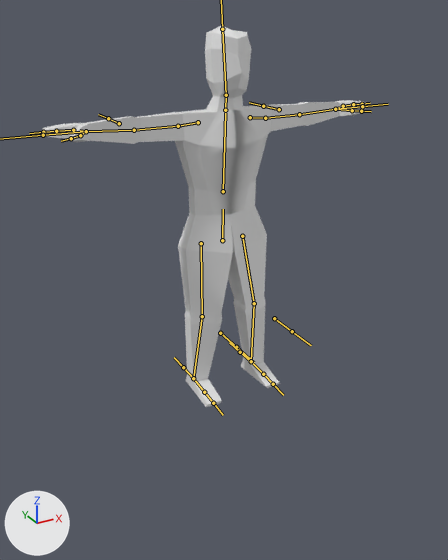
Before and after pictures for a commit that changed the FBX model MoodyPixel3D/Assets/Mood/Elements/Humanoid/humanoidFBX.fbx.
Rendered twice from a camera (50 mm lens) standing at (-8.54, -15.77, 11.29) and looking at (-0.49, -1.14, 3.98). Lighting does not change. The marker at lower left points along +X, +Y and +Z. The bones that bend it are drawn over the model as lines.

Objects in the first picture: 'Dude'.
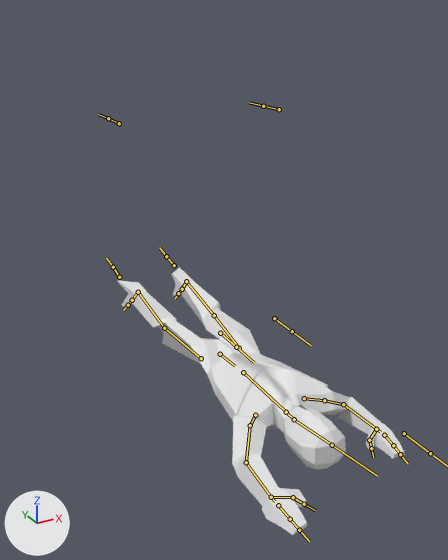
The newer file adds an action. The first version stands in its rest pose; the second is drawn at frame 1 of the action 'DudeArmature|GetUp'.

Pixel boxes [x1, y1, x2, y2] of what changed, in the pictures (448 x 560 px):
'Dude', posed (11% narrower, 30% shorter)
    before: [43, 25, 367, 407]
    after: [117, 267, 405, 535]
bone 'Hips', root to tip
    before: (222, 240) to (223, 209)
    after: (220, 354) to (235, 366)
bone 'Arm.R', root to tip
    before: (198, 122) to (178, 126)
    after: (255, 415) to (250, 425)
bone 'Arm2.R', root to tip
    before: (178, 126) to (134, 130)
    after: (250, 425) to (246, 462)
bone 'Arm3.R', root to tip
    before: (134, 130) to (86, 131)
    after: (246, 462) to (271, 497)
bone 'Hand1.R', root to tip
    before: (86, 131) to (80, 130)
    after: (271, 497) to (275, 501)
bone 'Arm.L', root to tip
    before: (250, 117) to (265, 118)
    after: (304, 398) to (324, 400)
bone 'Arm2.L', root to tip
    before: (265, 118) to (299, 114)
    after: (324, 400) to (343, 404)
bone 'Arm3.L', root to tip
    before: (299, 114) to (335, 109)
    after: (343, 404) to (376, 429)
bone 'Hand1.L', root to tip
    before: (335, 109) to (339, 107)
    after: (376, 429) to (380, 432)
bone 'Leg1.R', root to tip
    before: (201, 243) to (202, 316)
    after: (201, 358) to (164, 328)
bone 'Leg2.R', root to tip
    before: (202, 316) to (193, 378)
    after: (164, 328) to (138, 292)
bone 'Feet1.R', root to tip
    before: (193, 378) to (204, 392)
    after: (138, 292) to (132, 300)
bone 'Leg1.L', root to tip
    before: (242, 236) to (254, 303)
    after: (239, 348) to (214, 315)
bone 'Leg2.L', root to tip
    before: (254, 303) to (251, 361)
    after: (214, 315) to (186, 281)
bone 'Feet1.L', root to tip
    before: (251, 361) to (263, 374)
    after: (186, 281) to (182, 289)
bone 'LegIK.R', root to tip
    before: (193, 378) to (183, 367)
    after: (119, 277) to (113, 267)
bone 'LegIK.L', root to tip
    before: (251, 361) to (240, 352)
    after: (174, 265) to (166, 256)

The change in detail:
Bone 'Hips' (bone_hips) moves from (0.0, 0.0, 0.0) to (-0.15, -4.05, 0.06).
Bone 'Hips' (bone_hips) turns from (0, 0, 0) to (-34, -24, -70) degrees about its own x, y and z.
Bone 'Arm.R' (bone_arm_r) turns from (0, 0, 0) to (-50, 3, -7) degrees about its own x, y and z.
Bone 'Arm2.R' (bone_arm2_r) turns from (0, 0, 0) to (-5, 51, -18) degrees about its own x, y and z.
Bone 'Arm3.R' (bone_arm3_r) turns from (0, 0, 0) to (-23, 27, -28) degrees about its own x, y and z.
Bone 'Hand1.R' (bone_hand1_r) turns from (0, 0, 0) to (7, 1, -13) degrees about its own x, y and z.
Bone 'Arm.L' (bone_arm_l) turns from (0, 0, 0) to (-54, -3, 7) degrees about its own x, y and z.
Bone 'Arm2.L' (bone_arm2_l) turns from (0, 0, 0) to (90, -34, -27) degrees about its own x, y and z.
Bone 'Arm3.L' (bone_arm3_l) turns from (0, 0, 0) to (-50, 21, 64) degrees about its own x, y and z.
Bone 'Hand1.L' (bone_hand1_l) turns from (0, 0, 0) to (4, -1, 15) degrees about its own x, y and z.
Bone 'Leg1.R' (bone_leg1_r) turns from (0, 0, 0) to (75, 71, 77) degrees about its own x, y and z.
Bone 'Leg2.R' (bone_leg2_r) turns from (0, 0, 0) to (-53, -76, 60) degrees about its own x, y and z.
Bone 'Feet1.R' (bone_feet1_r) turns from (0, 0, 0) to (39, -4, 3) degrees about its own x, y and z.
Bone 'Leg1.L' (bone_leg1_l) turns from (0, 0, 0) to (77, -71, -77) degrees about its own x, y and z.
Bone 'Leg2.L' (bone_leg2_l) turns from (0, 0, 0) to (-56, 74, -62) degrees about its own x, y and z.
Bone 'Feet1.L' (bone_feet1_l) turns from (0, 0, 0) to (39, 4, -3) degrees about its own x, y and z.
Bone 'LegIK.R' (bone_legik_r) moves from (0.0, 0.0, 0.0) to (-0.23, 6.22, 1.26).
Bone 'LegIK.R' (bone_legik_r) turns from (0, 0, 0) to (11, 0, 1) degrees about its own x, y and z.
Bone 'LegIK.L' (bone_legik_l) moves from (0.0, 0.0, 0.0) to (0.1, 6.26, 1.27).
Bone 'LegIK.L' (bone_legik_l) turns from (0, 0, 0) to (11, 0, -1) degrees about its own x, y and z.
